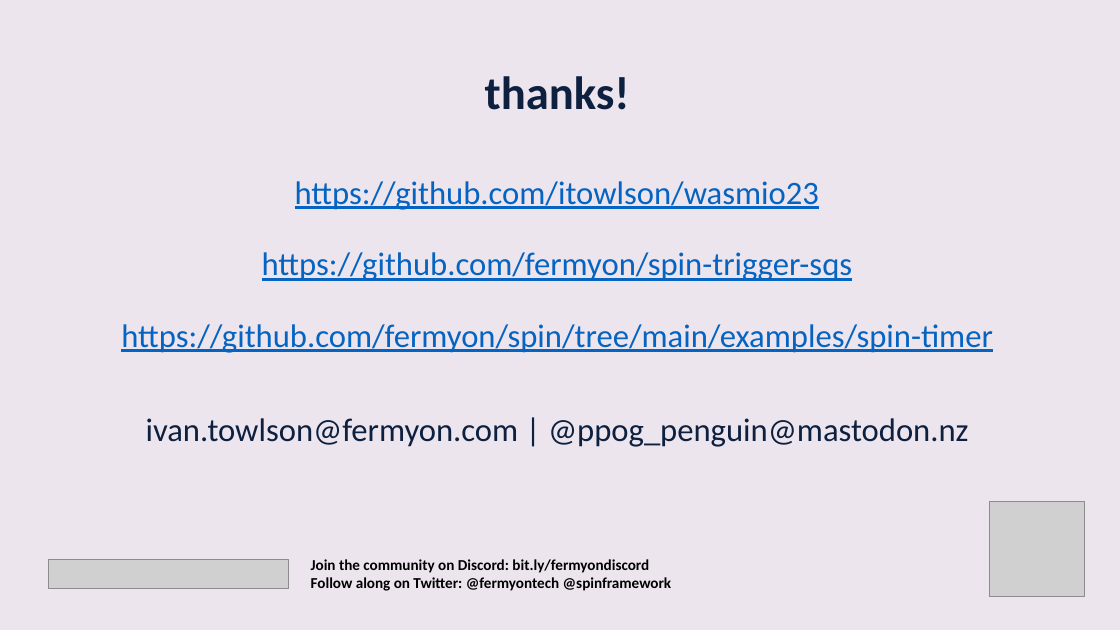
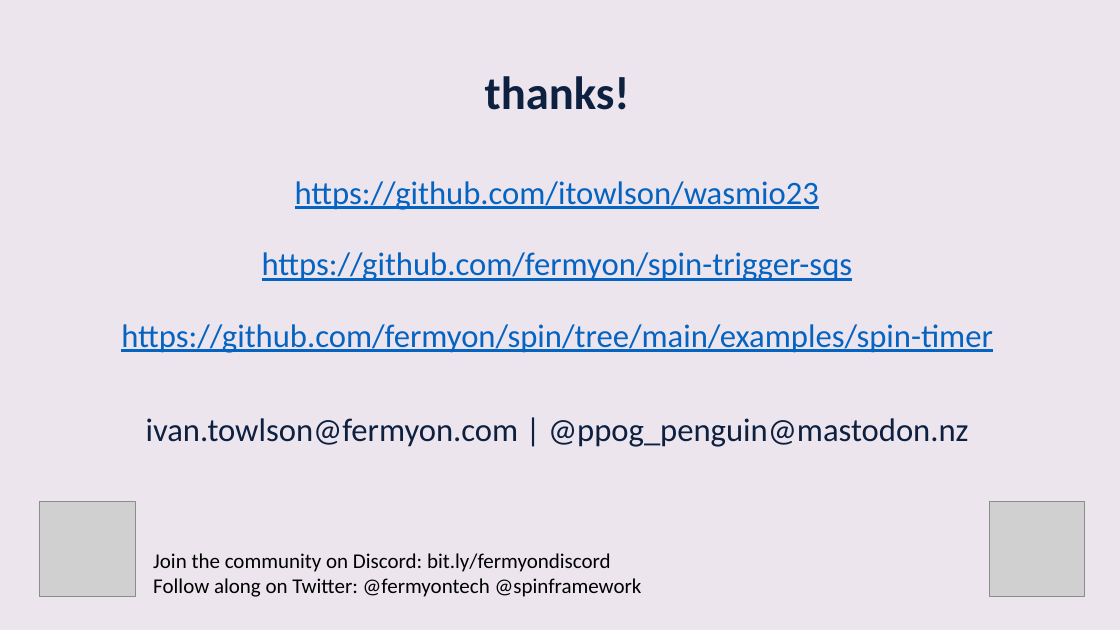
Before and after one commit to itowlson/wasmio23, a slide deck: slide 22 of slides/beyond-http-microservices.pptx. Drawn at 1120x630 pixels with LibreOffice and Linux fonts; fonts in the diff are those of the drawing; grey boxes stand for pictures. Boxes give left, top, right and bottom in pixels: in the first picture for what was removed or moved away, otherwise in the second. Text is boxed around its words. In the diff, an @@ line names an element or a change of style, - is before the commit and + after.

Commit message:
Updated slides

```diff
--- a/slides/beyond-http-microservices.pptx
+++ b/slides/beyond-http-microservices.pptx
@@ picture added at (39,502,135,597) @@
@@ picture removed at (49,560,289,589) @@
@@ text "Join the community on Discord: ...": place and size @@
-text "Join the community on Discord: ..." at (311,559,672,591)
+text "Join the community on Discord: ..." at (153,553,642,597)
@@ text "Join the community on Discord: ..." at (153,553,642,597): size 13 to 18 pt, bold off @@
```
